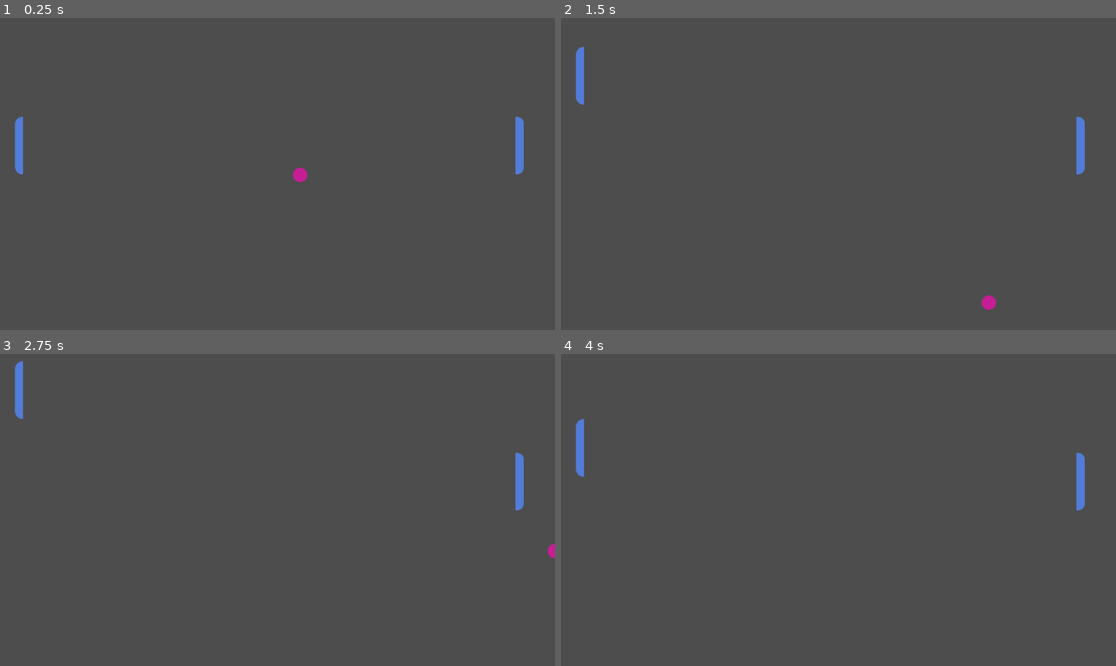
Above: before the commit, frames 1-4 (two rows, left to right).
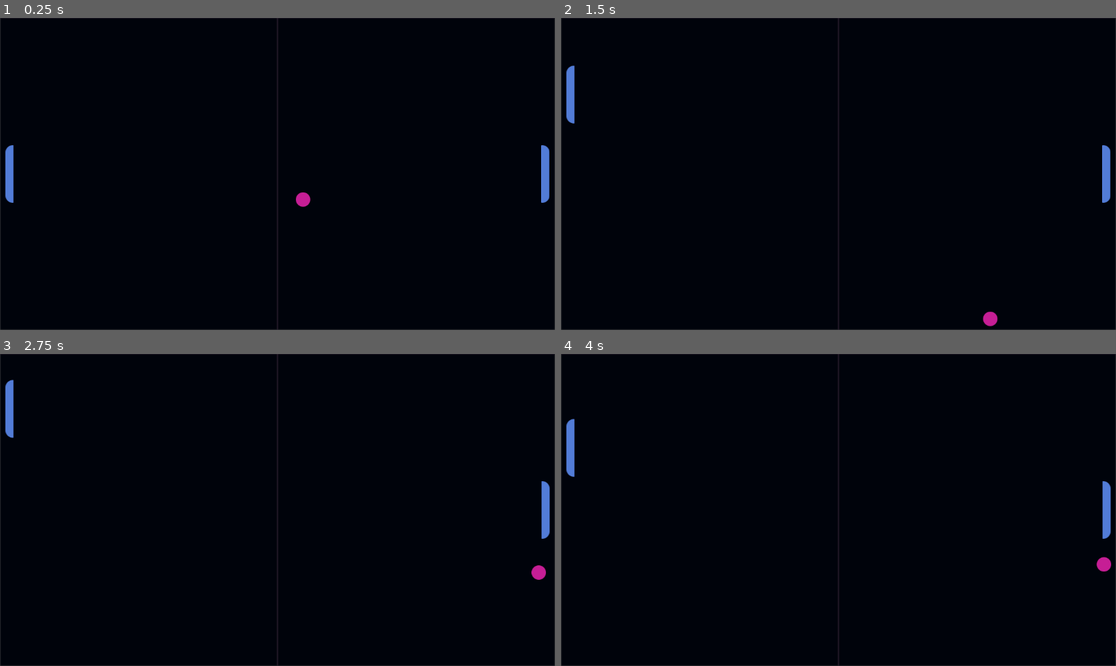
Above: after the commit, the same moments.

Repository: ItsWinterInNevada/pong_godot
Game: Godot game, scene res://scenes/game.tscn
Two runs of this game, one before a commit and one after it. Both use one fixed random seed, a clock stepped at 60 frames per second and the inputs below. Before the commit the project has no main scene; this scene is started directly in both runs.
Inputs:
- Up to frame 1 (0.25 s): no input
- Up to frame 2 (1.5 s): hold W (move_up) 0.53-1.28 s; hold S (move_down) from 1.28 s (still down)
- Up to frame 3 (2.75 s): release S (move_down) at 2.03 s; hold W (move_up) from 2.03 s (still down)
- Up to frame 4 (4 s): release W (move_up) at 3.53 s; hold S (move_down) from 3.53 s (still down)

The runs differ from the first frame. In frame 1, 100% of the frame differs, in the area x 0-100%, y 0-100%; in frame 2, 100%; in frame 3, 100%; in frame 4, 100%.

Commit message:
Add background asset and centred paddles and ball

Diff:
--- a/project.godot
+++ b/project.godot
@@ -11,6 +11,7 @@
 [application]
 
 config/name="pong godot"
+run/main_scene="uid://dj8q4dwasyf05"
 config/features=PackedStringArray("4.6", "Forward Plus")
 config/icon="res://icon.svg"
 
--- a/scenes/game.tscn
+++ b/scenes/game.tscn
@@ -12,13 +12,13 @@
 position = Vector2(576, 324)
 
 [node name="Player" parent="." unique_id=1833255128 instance=ExtResource("2_yqjtg")]
-position = Vector2(40, 265)
+position = Vector2(20, 324)
 script = ExtResource("3_lbhrr")
 
 [node name="Computer" parent="." unique_id=1304982822 instance=ExtResource("2_yqjtg")]
-position = Vector2(1079, 265)
+position = Vector2(1132, 324)
 rotation = 3.1415927
 script = ExtResource("4_iywne")
 
 [node name="Ball" parent="." unique_id=865308976 instance=ExtResource("5_iywne")]
-position = Vector2(570, 273)
+position = Vector2(576, 324)
--- a/scenes/level.tscn
+++ b/scenes/level.tscn
@@ -1,4 +1,6 @@
 [gd_scene format=3 uid="uid://d22jawmr5833r"]
+
+[ext_resource type="Texture2D" uid="uid://do7fcbdgntvtm" path="res://assets/Board.png" id="1_2q6dc"]
 
 [sub_resource type="RectangleShape2D" id="RectangleShape2D_rd3vj"]
 size = Vector2(1152, 648)
@@ -30,3 +32,8 @@
 
 [node name="FloorCollision" type="CollisionShape2D" parent="Floor" unique_id=1161676964]
 shape = SubResource("WorldBoundaryShape2D_2q6dc")
+
+[node name="Background" type="Sprite2D" parent="." unique_id=1070213864]
+position = Vector2(1.21593475e-05, -0.49997687)
+scale = Vector2(1.4364091, 1.4263737)
+texture = ExtResource("1_2q6dc")
Binary file added: assets/Board.png
Not shown, added: assets/Board.png.import
